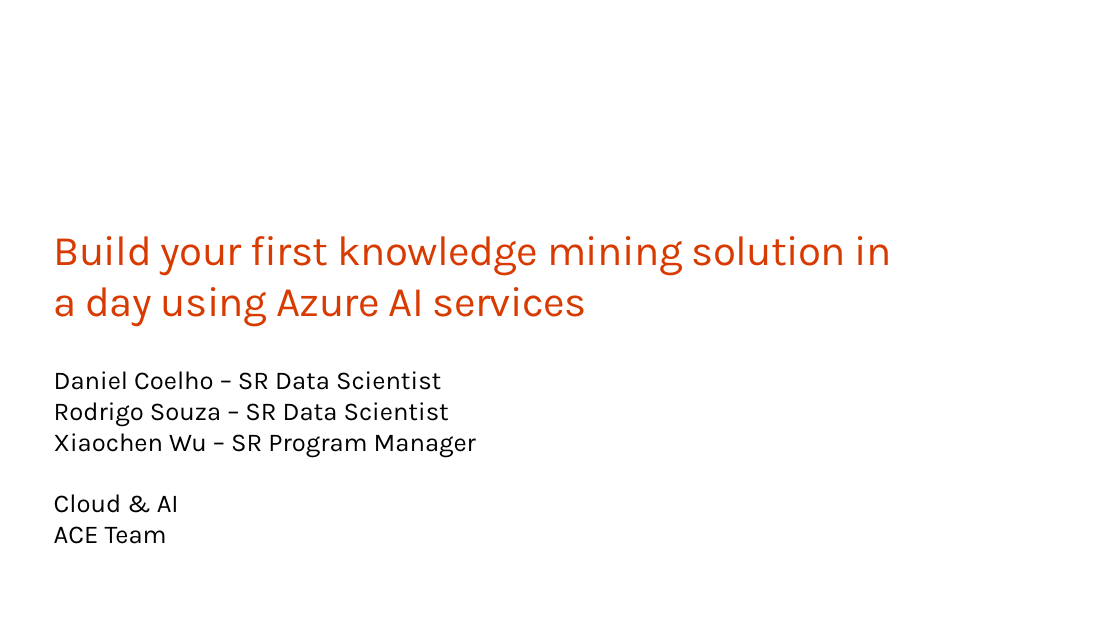
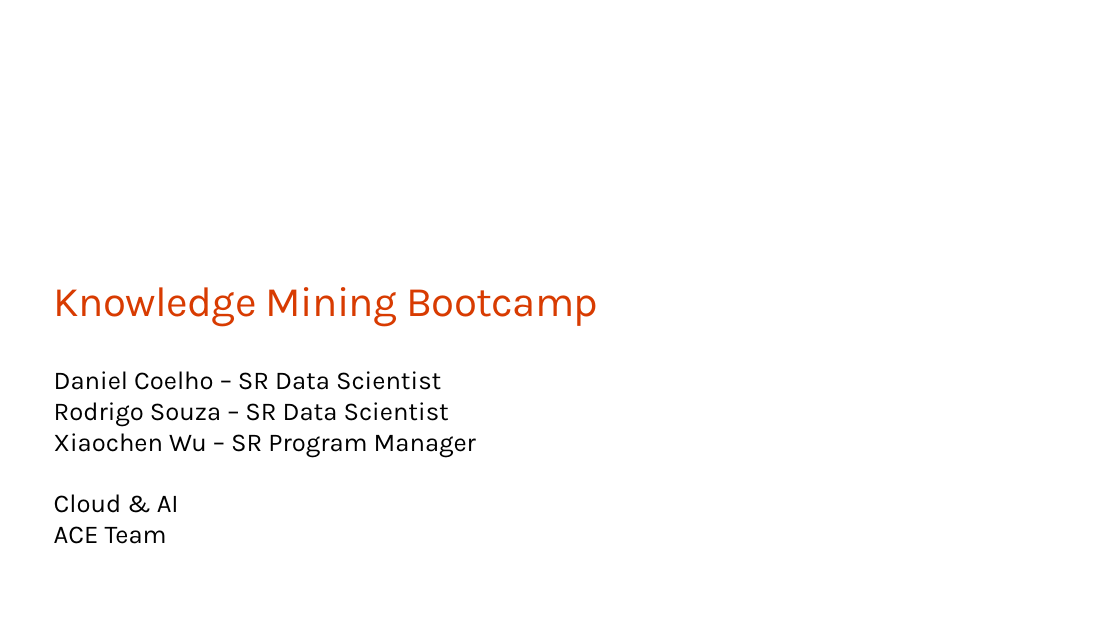
Before and after one commit to QuirkyDataScientist1978/Build-a-knowledge-mining-solution-using-Azure-AI, a slide deck: slide 1 of resources/slides/Opening.pptx (slide 2 before the commit). Drawn at 1120x630 pixels with LibreOffice and Linux fonts; fonts in the diff are those of the drawing; background and template pictures are left out. Boxes give left, top, right and bottom in pixels: in the first picture for what was removed or moved away, otherwise in the second. Text is boxed around its words. In the diff, an @@ line names an element or a change of style, - is before the commit and + after.

```diff
--- a/resources/slides/Opening.pptx
+++ b/resources/slides/Opening.pptx
@@ title at <box>54,287,598,327</box>: text changed @@
-Build your first knowledge mining solution in a day using Azure AI services
+Knowledge Mining Bootcamp
```
Also in this commit, not shown: 2 other slides changed, 4 slides removed, 37 other files.
